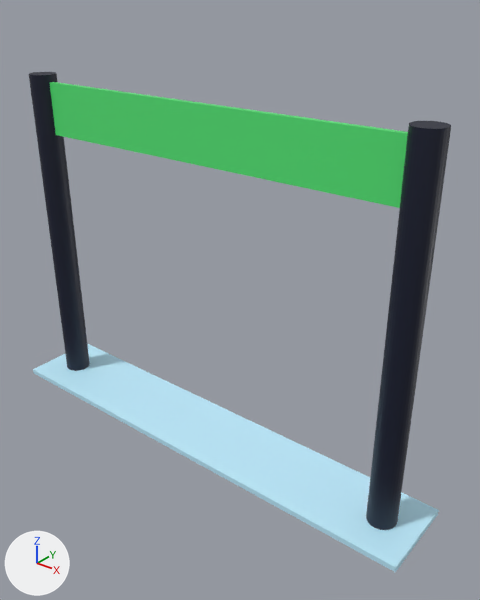
Before and after pictures for a commit that changed the Blender file models/decorations/goal.blend.
One viewpoint serves both versions: a 50 mm lens placed at (1.4, -1.54, 1.56), pointed at (0.14, 0.04, 0.58). Arrows for +X, +Y and +Z are at lower left; the lights stay in place.

The first picture shows 'Floor', 'Goal', 'Posts'.
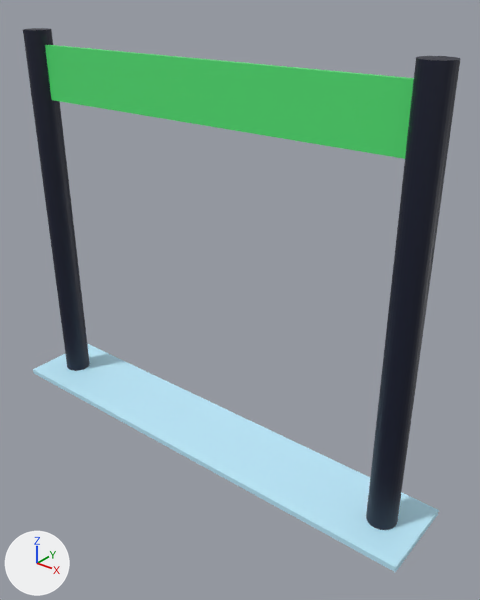
What changed in the scene script:
```text
Change me_cylinder:
    where me_cylinder.from_pydata(...)  # 64 vertices, 34 faces; spans x 0.7..0.798, y -0.049..0.049, z 0.0..1.247
    used by ob_posts; location = (0.0, 0.0, 0.0)
    verts and faces of me_cylinder; kept vertices keep their numbers, new ones are numbered from 64
    before: 1 (0.749, 0.049, 1.247) at pixel (438, 121), 3 (0.759, 0.048, 1.247) at pixel (442, 122), 5 (0.768, 0.045, 1.247) at pixel (445, 122), 7 (0.777, 0.041, 1.247) at pixel (447, 123), 9 (0.784, 0.035, 1.247) at pixel (449, 124)
    before: 11 (0.79, 0.027, 1.247) at pixel (450, 124), 13 (0.795, 0.019, 1.247) at pixel (451, 125), 15 (0.797, 0.01, 1.247) at pixel (450, 126), 17 (0.798, 0.0, 1.247) at pixel (449, 127), 19 (0.797, -0.01, 1.247) at pixel (447, 127)
    before: 21 (0.795, -0.019, 1.247) at pixel (444, 128), 23 (0.79, -0.027, 1.247) at pixel (441, 128), 25 (0.784, -0.035, 1.247) at pixel (437, 128), 27 (0.777, -0.041, 1.247) at pixel (433, 128), 29 (0.768, -0.045, 1.247) at pixel (429, 128)
    before: 31 (0.759, -0.048, 1.247) at pixel (425, 128), 33 (0.749, -0.049, 1.247) at pixel (421, 127), 35 (0.74, -0.048, 1.247) at pixel (417, 127), 37 (0.731, -0.045, 1.247) at pixel (414, 126), 39 (0.722, -0.041, 1.247) at pixel (411, 125)
    before: 41 (0.715, -0.035, 1.247) at pixel (410, 125), 43 (0.709, -0.027, 1.247) at pixel (409, 124), 45 (0.704, -0.019, 1.247) at pixel (408, 123), 47 (0.701, -0.01, 1.247) at pixel (409, 122), 49 (0.7, 0.0, 1.247) at pixel (410, 122)
    before: 51 (0.701, 0.01, 1.247) at pixel (413, 121), 53 (0.704, 0.019, 1.247) at pixel (415, 121), 55 (0.709, 0.027, 1.247) at pixel (418, 120), 57 (0.715, 0.035, 1.247) at pixel (422, 120), 59 (0.722, 0.041, 1.247) at pixel (426, 120)
    before: 61 (0.731, 0.045, 1.247) at pixel (430, 120), 63 (0.74, 0.048, 1.247) at pixel (434, 121)
    me_cylinder part 1: a new loose piece, a 32-sided cylinder along z spanning x -0.798..-0.7, y -0.049..0.049, z 0.0..1.396, in mat_material_001 (dark blue #0c142d)
    me_cylinder part 2
    add for i in [1, 3, 5, 7, 9, 11, 13, 15, 17, 19, 21, 23, 25, 27, 29, 31, 33, 35, 37, 39, 41, 43, 45, 47, 49, 51, 53, 55, 57, 59, 61, 63]: verts[i] += (0.0, 0.0, 0.149)
Change ob_posts:
    remove _m = ob_posts.modifiers.new('Mirror', 'MIRROR')
Change ob_goal:
    ob_goal.location: (0.0, 0.0, 0.0) -> (0.0, 0.0, 0.126)
```

Boxes [x1, y1, x2, y2] around the edits, measured in the pictures (480 x 600 px; the box of a moved part takes in the faces that stretch with it):
'Goal', moved
    before: [49, 82, 408, 208]
    after: [45, 45, 414, 159]
'Posts', reshaped, modifiers changed (10% taller)
    before: [29, 72, 451, 530]
    after: [23, 28, 460, 530]
part 1 of me_cylinder, added
    after: [23, 28, 90, 371]
part 2 of me_cylinder, moved or reshaped
    before: [29, 72, 451, 211]
    after: [399, 56, 460, 211]
